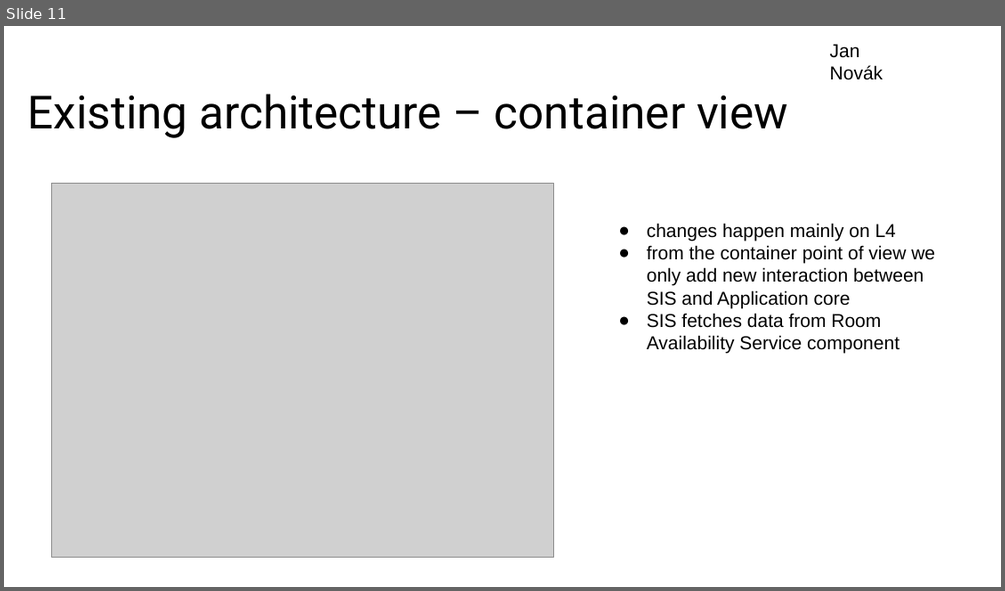
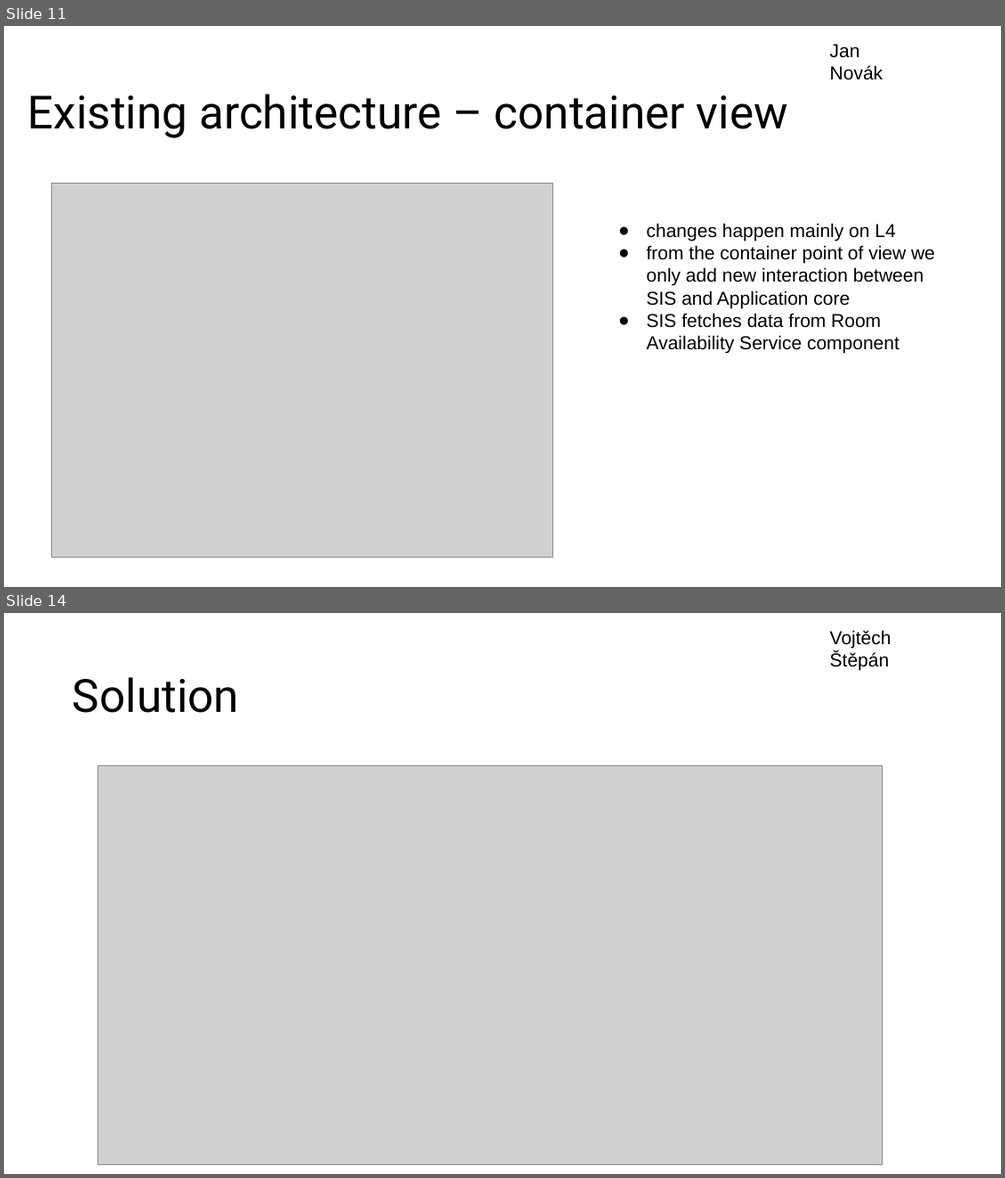
Before and after one commit to Jan-Novak00/Enrollments1, a slide deck: Milestone2/Presentation_Milestone2.pptx. Shown one above the other, each under a label of ours: slide 11 before the commit, slides 11 and 14 after it; the slides between them are not shown. The pictures are 1005x591 and 1005x1178 pixels, drawn with LibreOffice and Linux fonts; fonts in the diff are those of the drawing; grey boxes stand for pictures. Boxes give left, top, right and bottom in pixels: in the first picture for what was removed or moved away, otherwise in the second. Text is boxed around its words. In the diff, an @@ line names an element or a change of style, - is before the commit and + after.

```diff
--- a/Milestone2/Presentation_Milestone2.pptx
+++ b/Milestone2/Presentation_Milestone2.pptx
@@ slide 14 added at (4,613,1001,1174), background #FFFFFF @@
@@ text added at (830,630,891,671), 18 pt, text #000000 @@
+Vojtěch
+Štěpán
@@ title added at (73,677,239,713), 44 pt, text #000000 @@
+Solution
@@ picture added at (97,766,882,1165) @@
```
Also in this commit, not shown: 2 slides changed, 2 other slides added.
